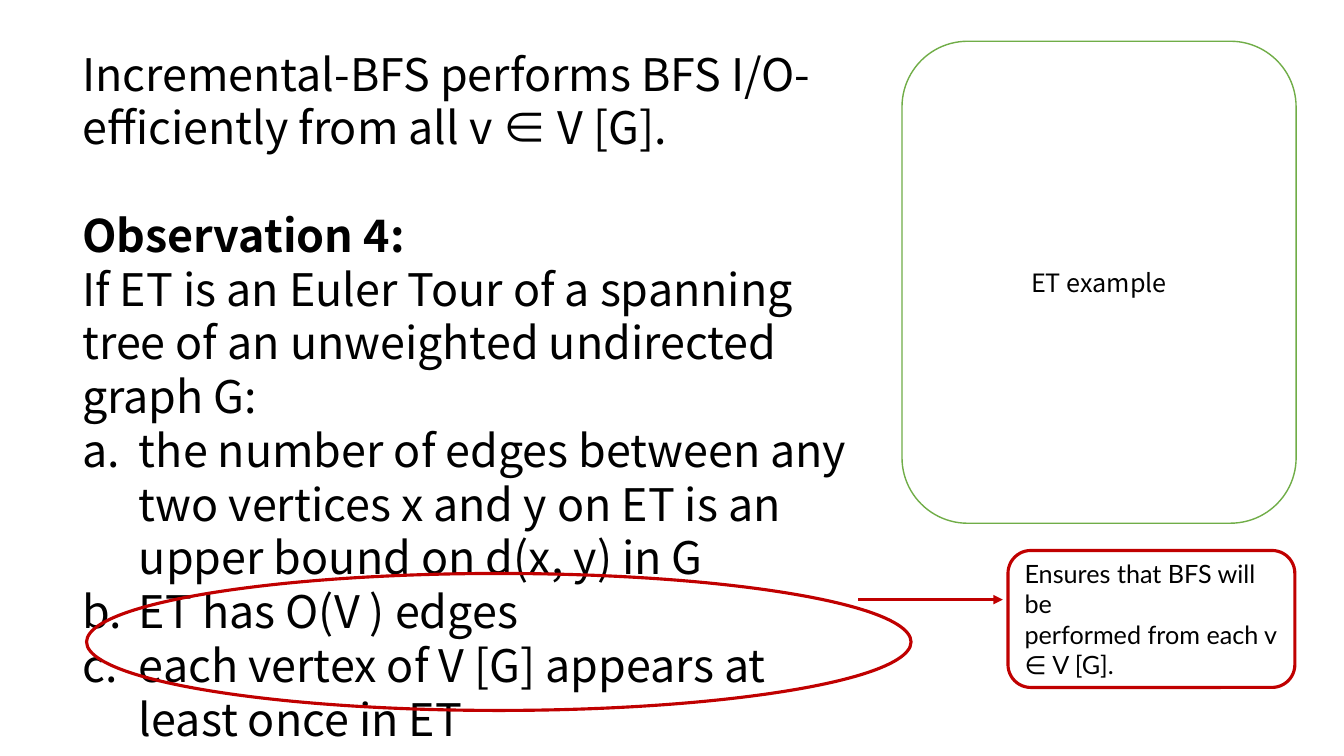
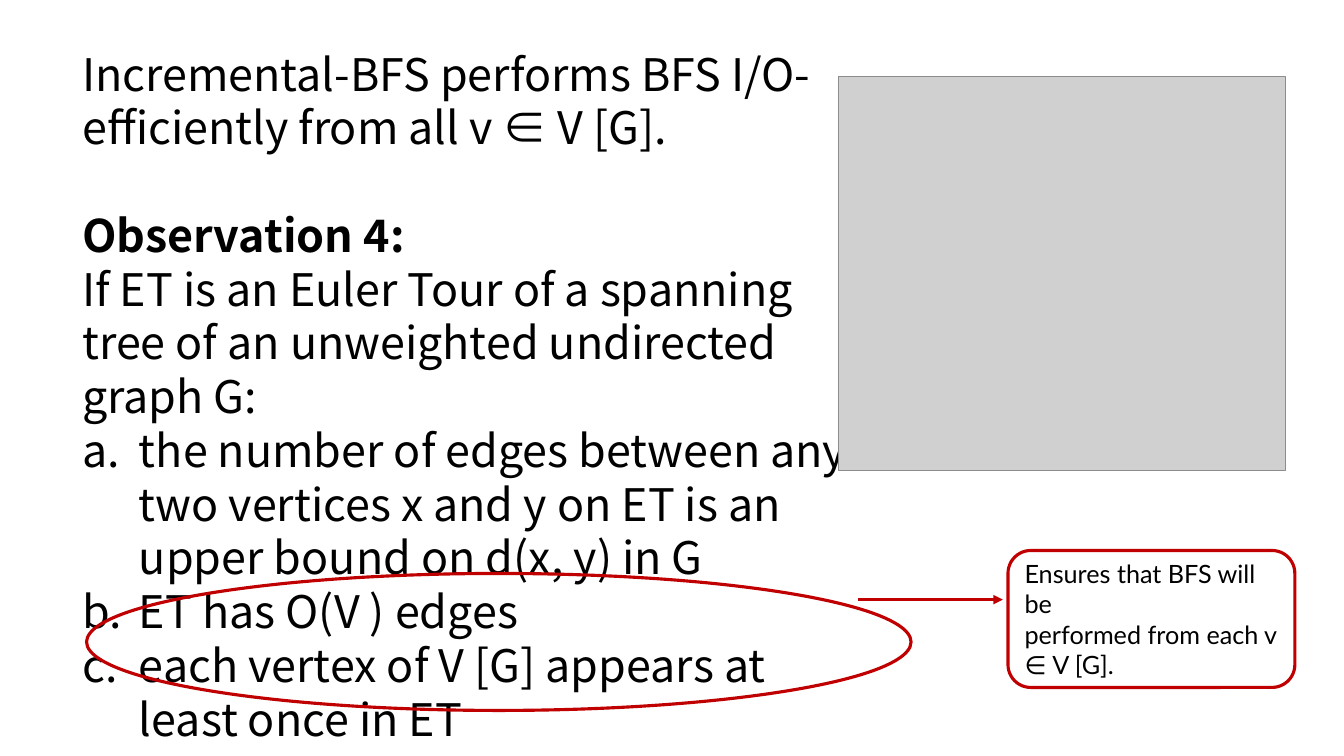
Before and after one commit to KSDeng/CS5234_miniproject, a slide deck: slide 25 of slide.pptx (slide 17 before the commit). Drawn at 1344x756 pixels with LibreOffice and Linux fonts; fonts in the diff are those of the drawing; grey boxes stand for pictures. Boxes give left, top, right and bottom in pixels: in the first picture for what was removed or moved away, otherwise in the second. Text is boxed around its words. In the diff, an @@ line names an element or a change of style, - is before the commit and + after.

```diff
--- a/slide.pptx
+++ b/slide.pptx
@@ rounded rectangle removed at bbox=[902, 41, 1297, 523] @@
-ET example
@@ picture added at bbox=[838, 76, 1286, 470] @@
```
Also in this commit, not shown: 10 other slides changed, 13 slides added, 4 slides removed, 1 other file.
